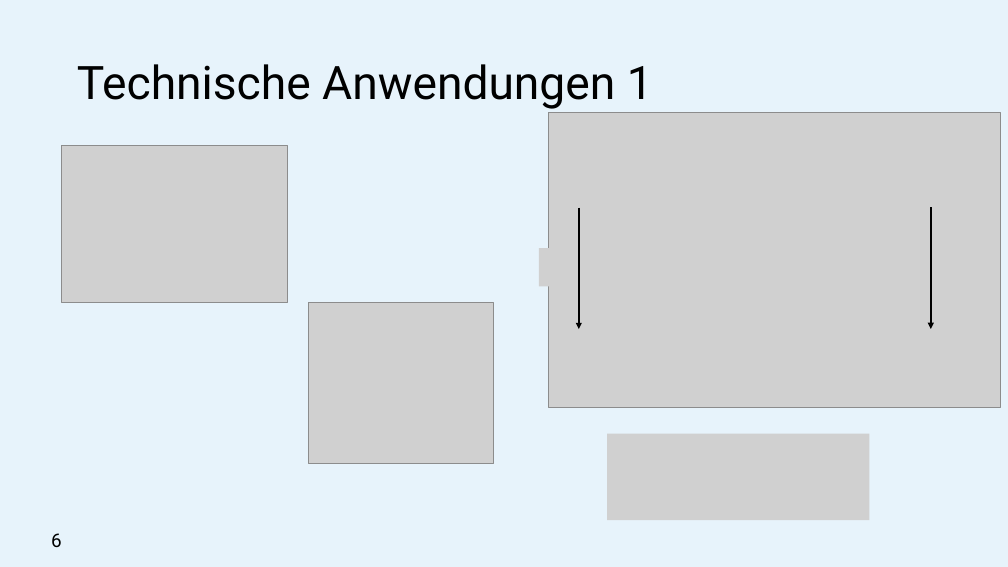
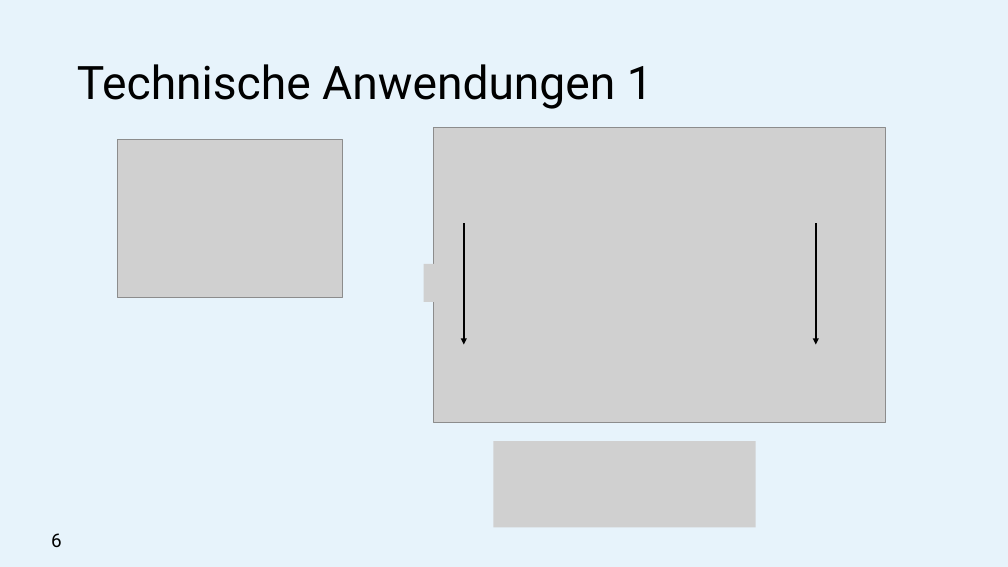
Before and after one commit to michaelroth1/Presentations, a slide deck: slide 7 of Selbstinduktion.pptx. Drawn at 1008x567 pixels with LibreOffice and Linux fonts; fonts in the diff are those of the drawing; grey boxes stand for pictures. Boxes give left, top, right and bottom in pixels: in the first picture for what was removed or moved away, otherwise in the second. Text is boxed around its words. In the diff, an @@ line names an element or a change of style, - is before the commit and + after.

```diff
--- a/Selbstinduktion.pptx
+++ b/Selbstinduktion.pptx
@@ picture moved from (x1=62, y1=145, x2=287, y2=303) to (x1=117, y1=140, x2=343, y2=298) @@
@@ 3 pictures, 2 arrows moved together from (x1=539, y1=112, x2=1000, y2=407) to (x1=424, y1=128, x2=885, y2=423) @@
@@ picture removed at (x1=308, y1=303, x2=494, y2=464) @@
@@ picture moved from (x1=607, y1=434, x2=870, y2=520) to (x1=494, y1=441, x2=756, y2=527) @@
```
Also in this commit, not shown: 2 other slides changed, 1 slide removed, 1 other file.
